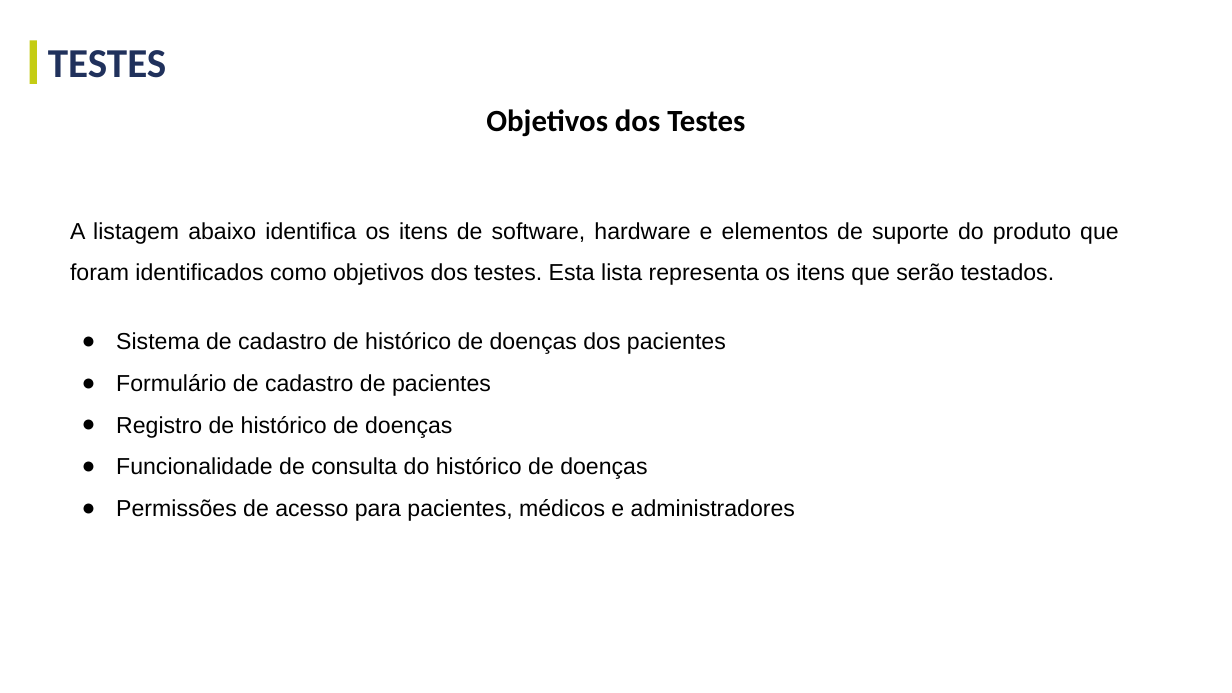
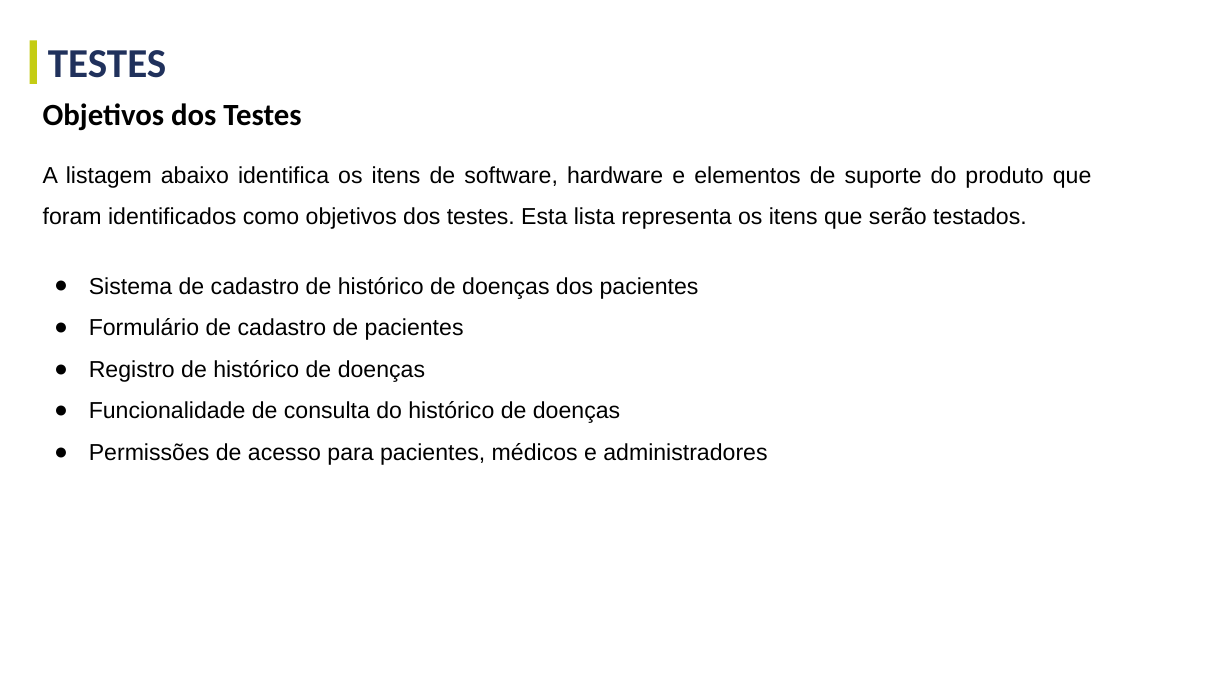
Before and after one commit to GustavoGinoTerezo/projetos-faculdade, a slide deck: slide 8 of terceiro-semestre/documentacao-e-templates/gestao-e-qualidade-de-software/Gestão e Qualidade de SW - Projeto A3 - Template.pptx. Drawn at 1232x693 pixels with LibreOffice and Linux fonts; fonts in the diff are those of the drawing. Boxes give left, top, right and bottom in pixels: in the first picture for what was removed or moved away, otherwise in the second. Text is boxed around its words. In the diff, an @@ line names an element or a change of style, - is before the commit and + after.

```diff
--- a/terceiro-semestre/documentacao-e-templates/gestao-e-qualidade-de-software/Gestão e Qualidade de SW - Projeto A3 - Template.pptx
+++ b/terceiro-semestre/documentacao-e-templates/gestao-e-qualidade-de-software/Gestão e Qualidade de SW - Projeto A3 - Template.pptx
@@ text "Objetivos dos Testes" at (43,103,301,131): alignment centre to left @@
@@ text "A listagem abaixo identifica os ...": place and size @@
-text "A listagem abaixo identifica os ..." at (70,222,1119,521)
+text "A listagem abaixo identifica os ..." at (43,166,1092,465)
```
Also in this commit, not shown: 19 other slides changed, 3 slides added, 1 slide removed, 5 other files.
